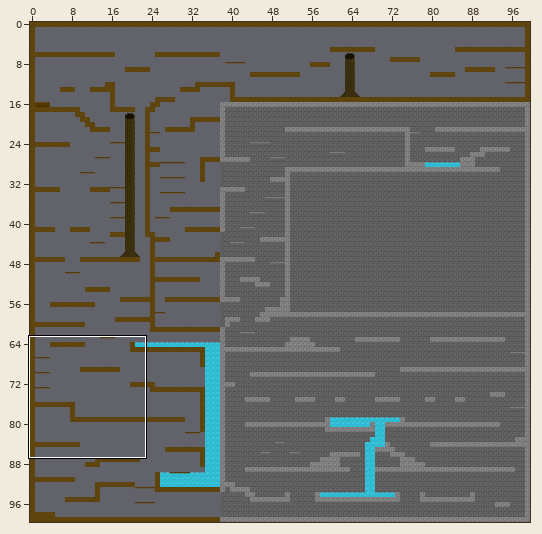
An edit to a level. Tiled map, assets/tiled/maps/finallevel.tmx. The picture above shows the old version from afar; the outline marks the close-up.
Close-up. Old version:
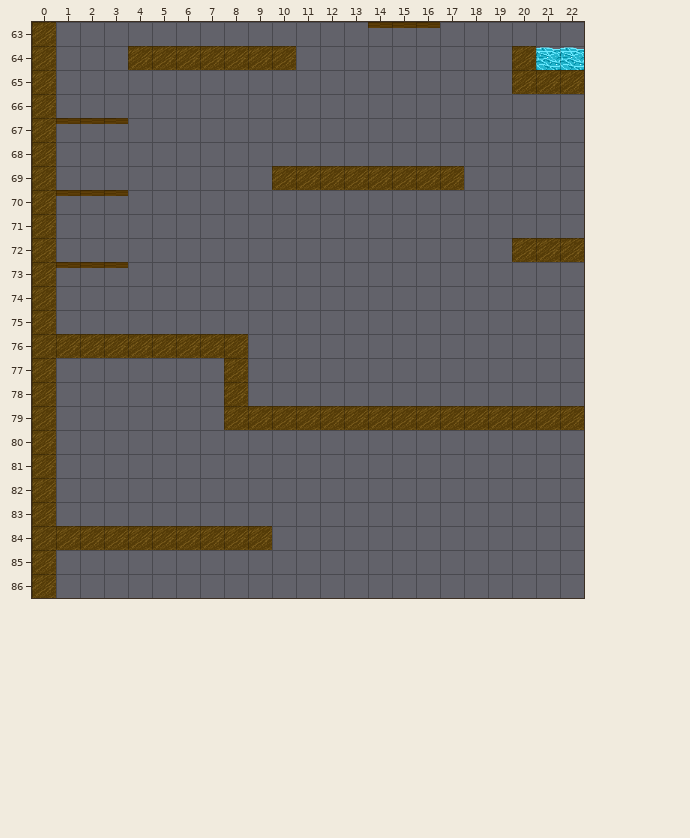
Cells are 32x32 px. Shown: x 0..22, y 63..86. The commit also changed other parts of the map, which this record leaves out.
Once edited:
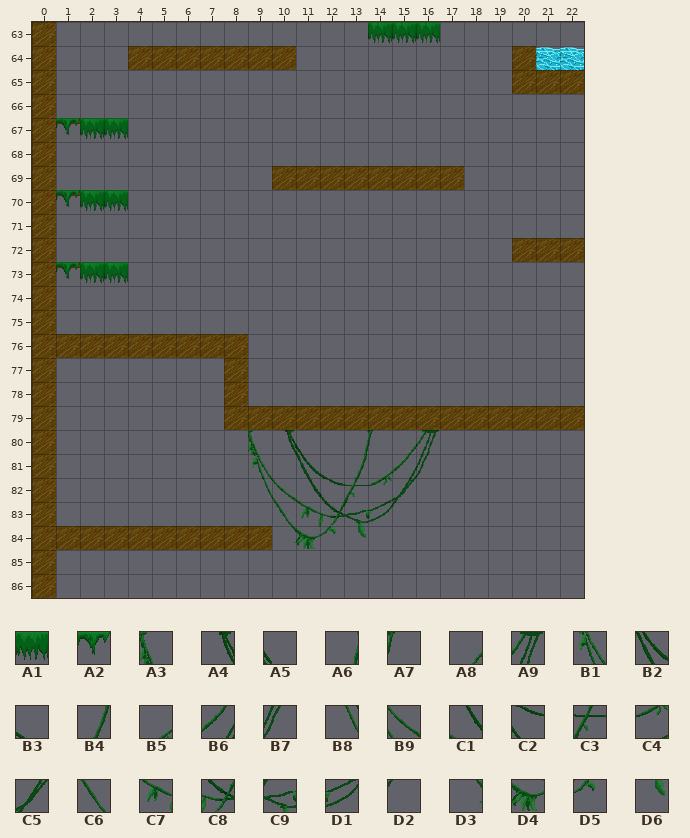
Key: from "oneblock": A1 18, A2 20; from "vinehang": A3 10, A4 11, A5 12, A6 14, A7 15, A8 16, A9 17, B1 19, B2 21, B3 22, B4 23, B5 24, B6 25, B7 26, B8 28, B9 29, C1 30, C2 31, C3 32, C4 33, C5 34, C6 38, C7 39, C8 40, C9 41, D1 42, D2 43, D3 47, D4 48, D5 49, D6 50.
__ is an empty cell.
Changes in this commit:
{"where": "layer \"background decoration\""}
{"y":80,"x":9,"old":"__ __ __","new":"A3 A4 A5"}
{"y":80,"x":13,"old":"__ __ __ __","new":"A6 A7 A8 A9"}
{"y":81,"x":9,"old":"__","new":"B1"}
{"y":81,"x":11,"old":"__ __ __ __ __ __","new":"B2 B3 B4 B5 B6 B7"}
{"y":82,"x":9,"old":"__ __ __ __ __ __ __","new":"B8 B9 C1 C2 C3 C4 C5"}
{"y":83,"x":10,"old":"__ __ __ __ __ __","new":"C6 C7 C8 C9 D1 D2"}
{"y":84,"x":10,"old":"__ __ __ __","new":"D3 D4 D5 D6"}
{"where": "layer \"foreground decoration\""}
{"y":63,"x":14,"old":"__ __ __","new":"A1 A1 A1"}
{"y":67,"x":1,"old":"__ __ __","new":"A2 A1 A1"}
{"y":70,"x":1,"old":"__ __ __","new":"A2 A1 A1"}
{"y":73,"x":1,"old":"__ __ __","new":"A2 A1 A1"}
